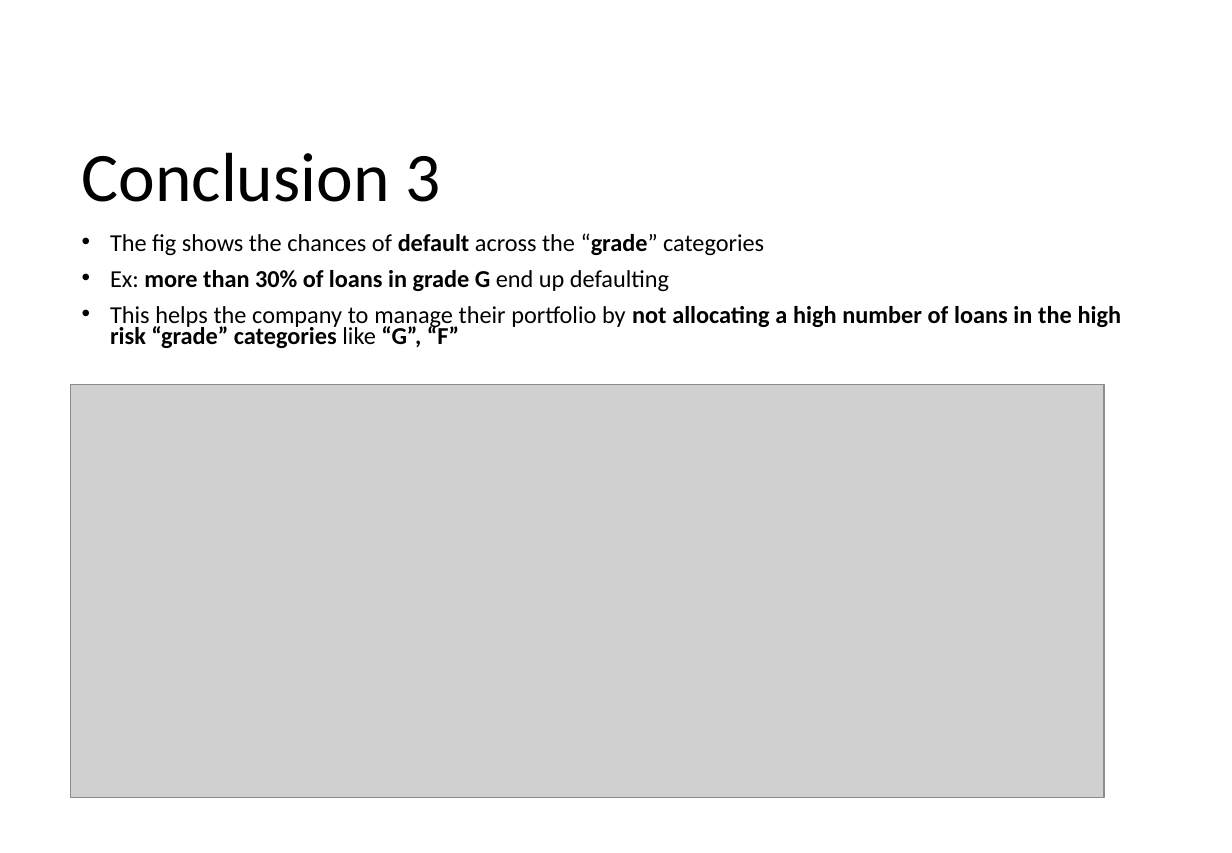
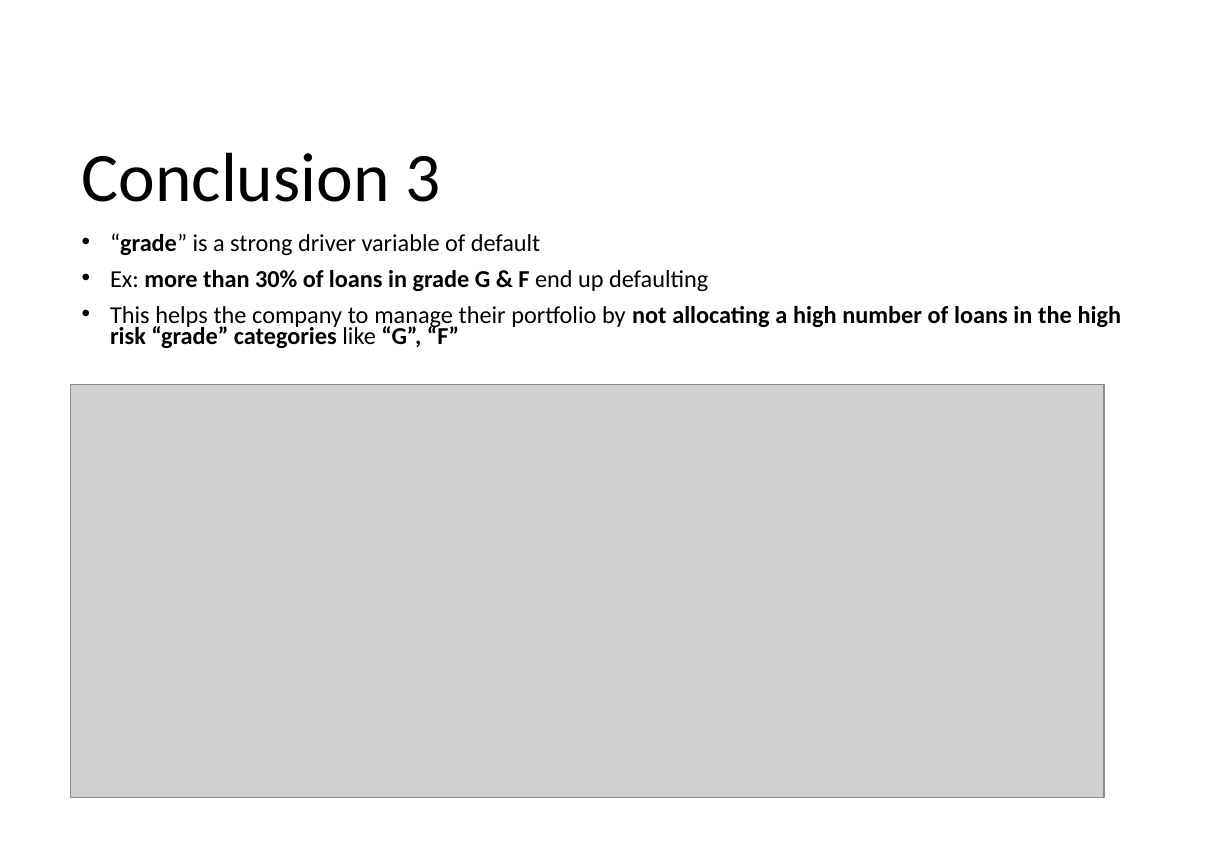
Before and after one commit to krishnajiraoh/upGrad_lending_club_case_study, a slide deck: slide 3 of Insights.pptx. Drawn at 1232x853 pixels with LibreOffice and Linux fonts; fonts in the diff are those of the drawing; grey boxes stand for pictures. Boxes give left, top, right and bottom in pixels: in the first picture for what was removed or moved away, otherwise in the second. Text is boxed around its words. In the diff, an @@ line names an element or a change of style, - is before the commit and + after.

```diff
--- a/Insights.pptx
+++ b/Insights.pptx
@@ text at (x1=110, y1=233, x2=708, y2=291): text changed @@
-• The fig shows the chances of default across the “grade” categories
-• Ex: more than 30% of loans in grade G end up defaulting
+• “grade” is a strong driver variable of default
+• Ex: more than 30% of loans in grade G & F end up defaulting
```
Also in this commit, not shown: 6 other slides changed, 2 slides added.
